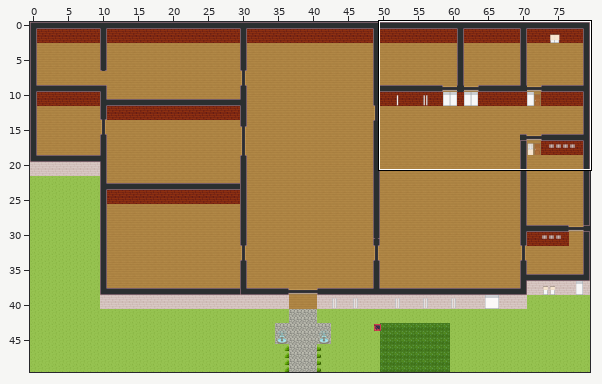
Tiled map (JSON) -- map.tmj. The first picture is a wide view before the edit; the outline marks the close-up.
Close-up. Before the edit:
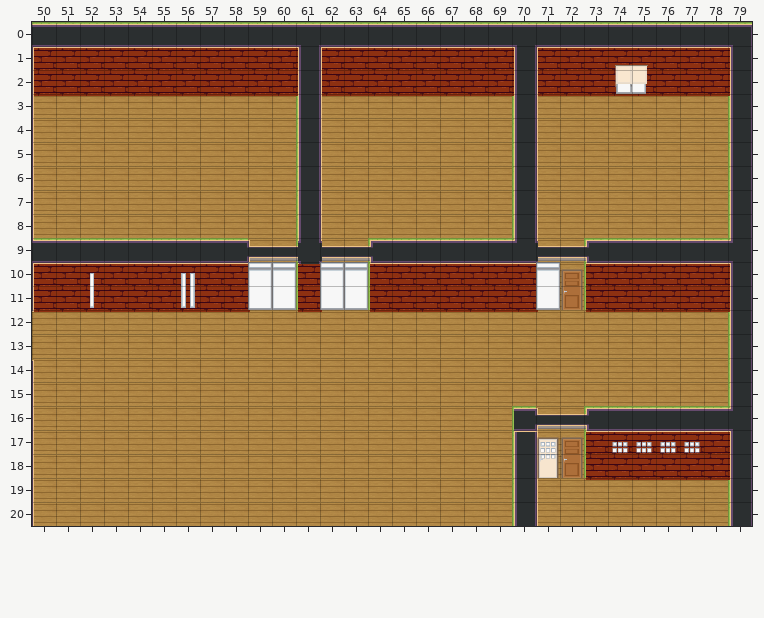
Cells are 32x32 px. Shown: x 50..79, y 0..20. The commit also changed other parts of the map, which this record leaves out.
After the commit:
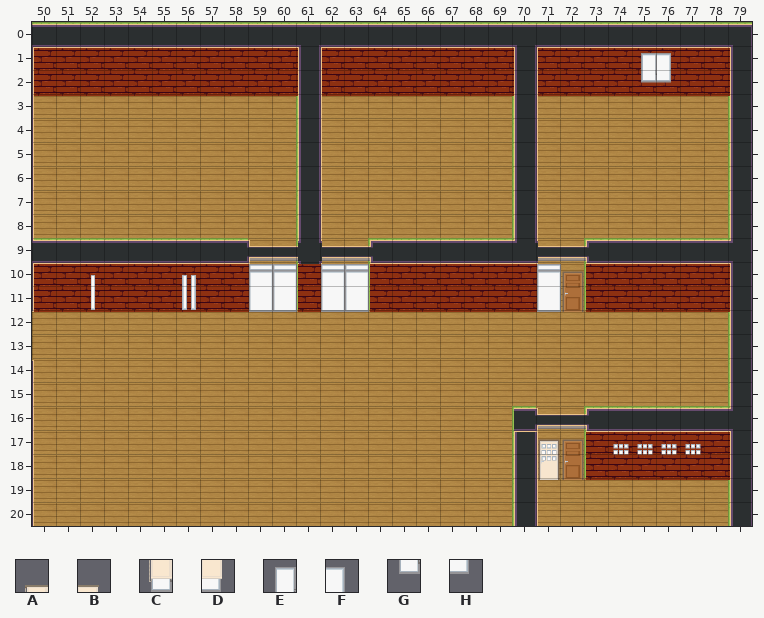
Key: from "Chunk 1": A 25, B 26, C 27, D 28, E 71, F 72, G 75, H 76.
_ is an empty cell.
The edit:
layer "walls Menuiserie" offset 0,0 -> 1,3 px
Layer "walls Menuiserie":
y 1: x 74..76 AB_ -> _EF
y 2: x 74..76 CD_ -> _GH
